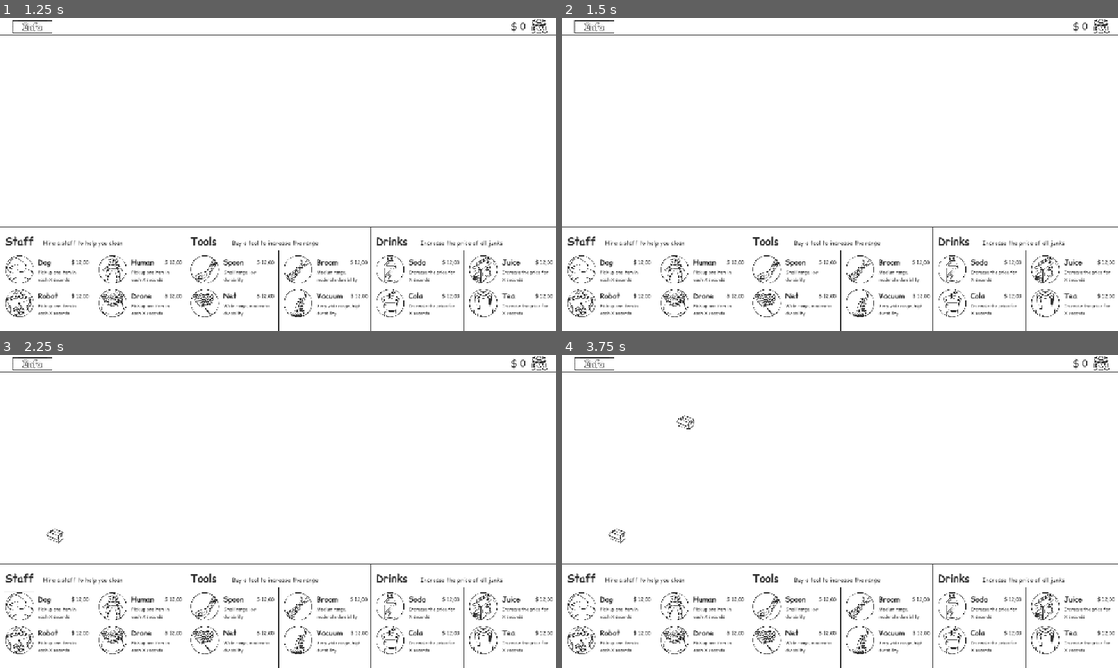
Above: before the commit, frames 1-4 (two rows, left to right).
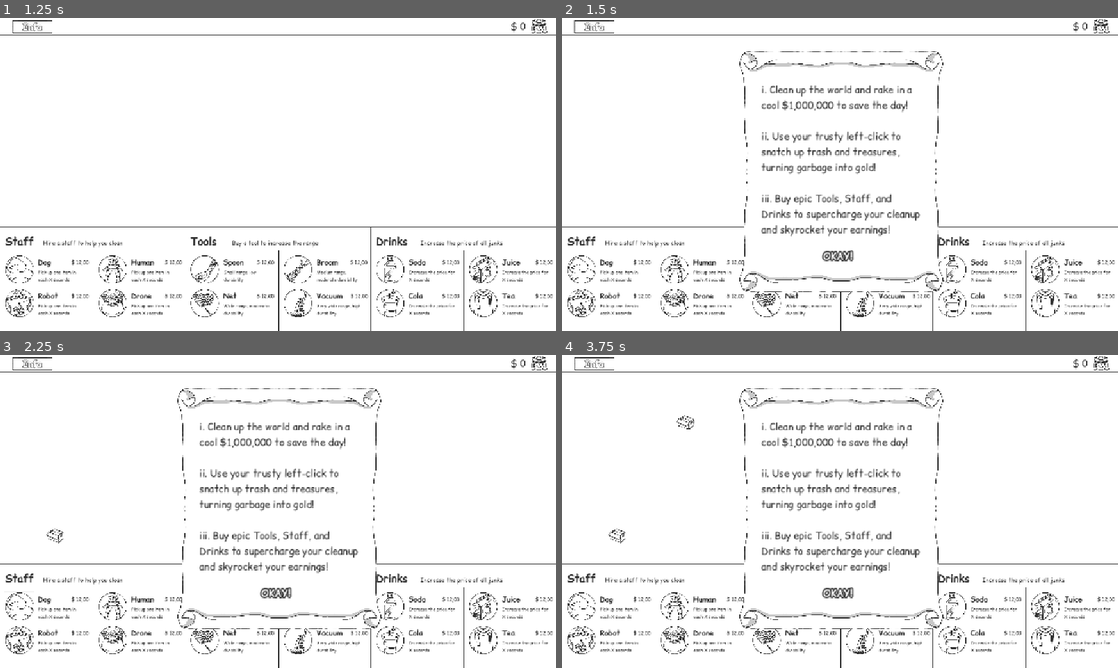
Above: after the commit, the same moments.

Repository: lu7ue/trash-cash
Game: Godot game, scene res://scenes/Start.tscn
Same seed, same stepped clock (60 frames per second), same inputs: the game is played once before the commit and once after it.
Inputs (mouse positions are in pixels of both pictures, inside the frame that each line leads up to):
- Up to frame 1 (1.25 s): click (278, 202) at 0.5 s
- Up to frame 2 (1.5 s): click (595, 27) at 1.25 s
- Up to frame 3 (2.25 s): click (16, 605) at 2 s
- Up to frame 4 (3.75 s): click (673, 605) at 2.75 s; click (578, 639) at 3.5 s

Frame 1 is identical in both runs. In frame 2, 4.7% of the frame differs, in the area x 31-69%, y 10-88%; in frame 3, 4.7%; in frame 4, 4.7%.

Commit message:
display info after clicking info btn

Diff:
--- a/scenes/Game.tscn
+++ b/scenes/Game.tscn
@@ -746,3 +746,5 @@
 text = "Increase the price for X seconds"
 vertical_alignment = 1
 autowrap_mode = 2
+
+[connection signal="pressed" from="Tool Bar/Info/Info Button" to="." method="_on_info_button_pressed"]
--- /dev/null
+++ b/scenes/Info.tscn
@@ -0,0 +1,62 @@
+[gd_scene load_steps=5 format=3 uid="uid://cjvyjoa3jwfvv"]
+
+[ext_resource type="Script" uid="uid://cn2isc2b7p1k3" path="res://scripts/info.gd" id="1_e34te"]
+[ext_resource type="Texture2D" uid="uid://b5d1lrro57y4d" path="res://assets/graphics/ui/textarea/popup_frame_info.png" id="1_jfmby"]
+[ext_resource type="FontFile" uid="uid://bcxi75wos6phq" path="res://assets/font/ComicRelief-Regular.ttf" id="2_o8i12"]
+[ext_resource type="FontFile" uid="uid://doi130l25k233" path="res://assets/font/ComicRelief-Bold.ttf" id="4_gign5"]
+
+[node name="Info" type="CanvasLayer"]
+process_mode = 2
+script = ExtResource("1_e34te")
+
+[node name="Panel" type="Control" parent="."]
+layout_mode = 3
+anchors_preset = 8
+anchor_left = 0.5
+anchor_top = 0.5
+anchor_right = 0.5
+anchor_bottom = 0.5
+offset_left = -20.0
+offset_top = -20.0
+offset_right = 20.0
+offset_bottom = 20.0
+grow_horizontal = 2
+grow_vertical = 2
+
+[node name="Popup Frame Info2" type="TextureRect" parent="Panel"]
+layout_mode = 0
+offset_left = -194.0
+offset_top = -246.0
+offset_right = 2206.0
+offset_bottom = 2634.0
+scale = Vector2(0.18, 0.18)
+texture = ExtResource("1_jfmby")
+
+[node name="Info Text" type="Label" parent="Panel"]
+offset_left = -144.0
+offset_top = -170.0
+offset_right = 196.0
+offset_bottom = 150.0
+theme_override_colors/font_color = Color(0.192157, 0.192157, 0.192157, 1)
+theme_override_fonts/font = ExtResource("2_o8i12")
+theme_override_font_sizes/font_size = 20
+text = "i. Clean up the world and rake in a cool $1,000,000 to save the day!
+
+ii. Use your trusty left-click to snatch up trash and treasures, turning garbage into gold!
+
+iii. Buy epic Tools, Staff, and Drinks to supercharge your cleanup and skyrocket your earnings!"
+autowrap_mode = 3
+
+[node name="Close Button" type="Button" parent="Panel"]
+process_mode = 2
+offset_left = -34.0
+offset_top = 164.0
+offset_right = 64.0
+offset_bottom = 215.0
+theme_override_colors/font_outline_color = Color(0.192157, 0.192157, 0.192157, 1)
+theme_override_colors/font_color = Color(1, 1, 1, 1)
+theme_override_constants/outline_size = 10
+theme_override_fonts/font = ExtResource("4_gign5")
+theme_override_font_sizes/font_size = 20
+text = "OKAY!"
+flat = true
--- a/scripts/game.gd
+++ b/scripts/game.gd
@@ -17,5 +17,22 @@
 	# Update initial money display
 	_on_money_changed(GameState.player_money)
 
+	# 实例化 Info 场景并加为子节点
+	info_instance = InfoScene.instantiate()
+	info_instance.visible = false       # 默认隐藏
+	add_child(info_instance)
+
+	# 连接 info 按钮
+	info_button.pressed.connect(_on_info_pressed)
+
 func _on_money_changed(amount: int) -> void:
 	money_label.text = "$ " + str(amount)
+
+
+@onready var info_button = $"Tool Bar/Info/Info Button"  # 替换为你实际的按钮路径
+var info_instance: CanvasLayer                # 用来引用 Info 场景的实例
+
+const InfoScene := preload("res://scenes/Info.tscn")  # 替换路径为你实际路径
+
+func _on_info_pressed():
+	info_instance.visible = true        # 显示 Info 场景
--- /dev/null
+++ b/scripts/info.gd
@@ -0,0 +1,11 @@
+extends CanvasLayer
+
+@onready var close_button = $"Panel/Close Button"
+
+func _ready():
+	# 确保按钮连接成功
+	close_button.pressed.connect(_on_close_pressed)
+
+func _on_close_pressed():
+	hide()
+	get_tree().paused = false  # 恢复游戏
Not shown, added: scripts/info.gd.uid
